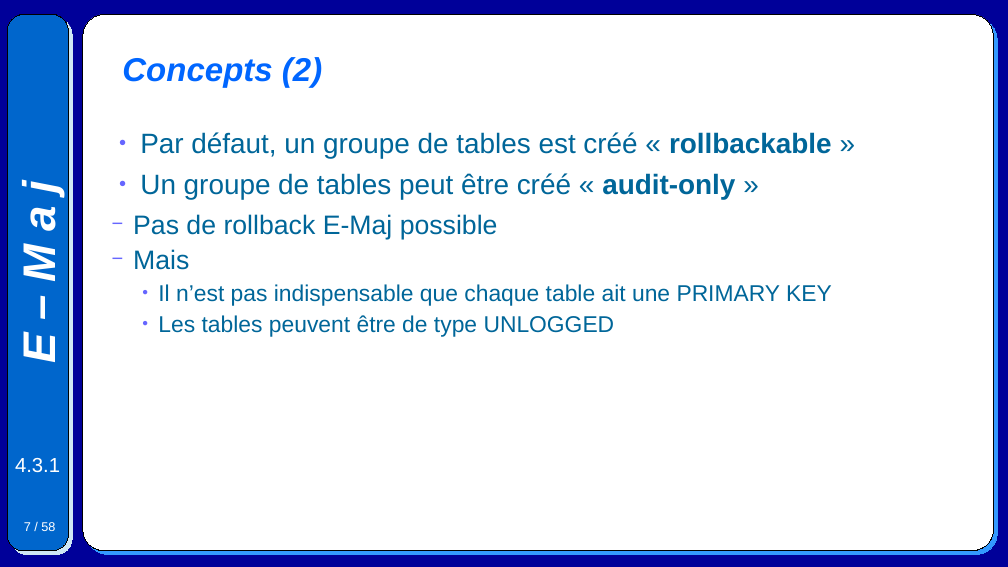
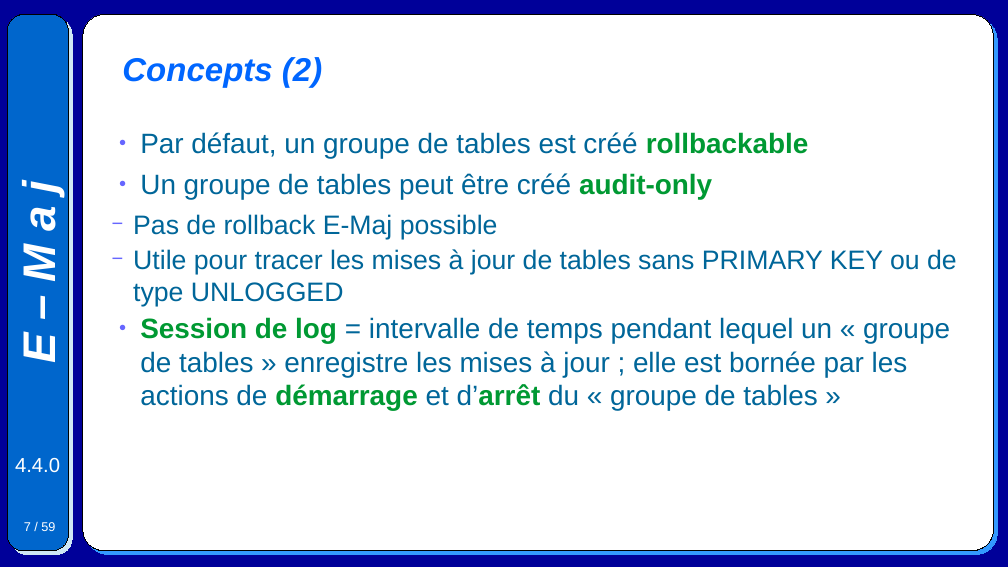
Before and after one commit to beaud76/emaj_doc, a slide deck: slide 7 of Emaj.devel_pres_fr.odp. Drawn at 1008x567 pixels with LibreOffice and Linux fonts; fonts in the diff are those of the drawing. Boxes give left, top, right and bottom in pixels: in the first picture for what was removed or moved away, otherwise in the second. Text is boxed around its words. In the diff, an @@ line names an element or a change of style, - is before the commit and + after.

```diff
--- a/Emaj.devel_pres_fr.odp
+++ b/Emaj.devel_pres_fr.odp
@@ text at bbox=[140, 132, 809, 199]: text changed @@
-● Par défaut, un groupe de tables est créé « rollbackable »
-● Un groupe de tables peut être créé « audit-only »
+● Par défaut, un groupe de tables est créé rollbackable
+● Un groupe de tables peut être créé audit-only
@@ text at bbox=[133, 249, 957, 410]: text changed; size 18 to 22 pt @@
-  − Mais
-    ● Il n’est pas indispensable que chaque table ait une PRIMARY KEY
-    ● Les tables peuvent être de type UNLOGGED
+  − Utile pour tracer les mises à jour de tables sans PRIMARY KEY ou de type UNLOGGED
+● Session de log = intervalle de temps pendant lequel un « groupe de tables » enregistre les mises à jour ; elle est bornée par les actions de démarrage et d’arrêt du « groupe de tables »
@@ text at bbox=[15, 458, 60, 473]: text changed @@
-4.3.1
+4.4.0
```
Also in this commit, not shown: 57 other slides changed, 1 slide added, 45 other files.
